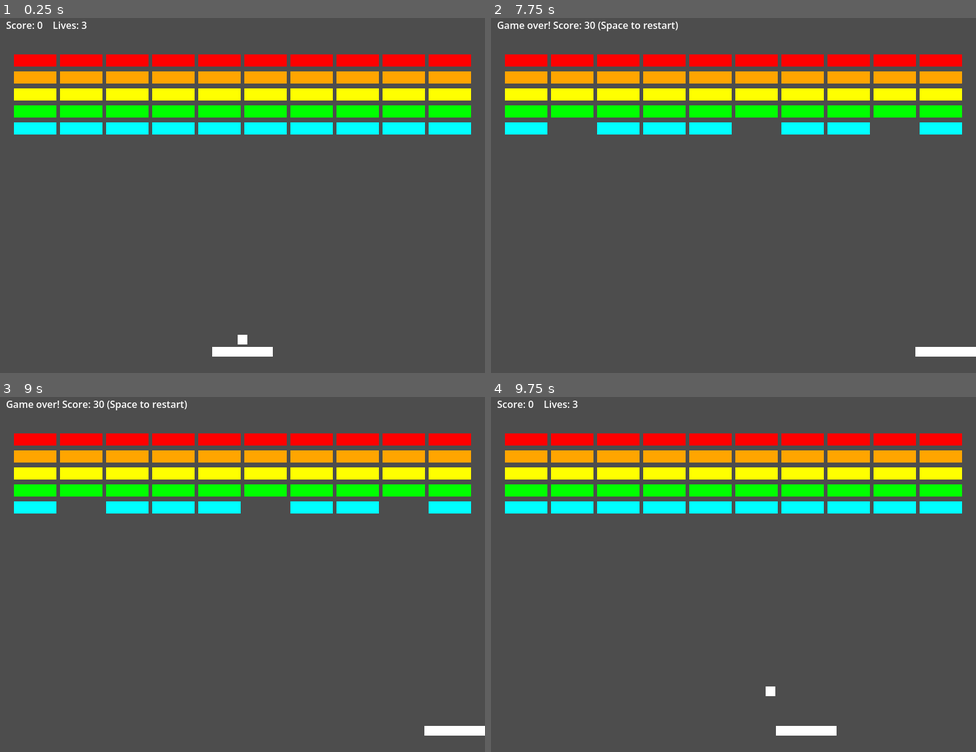
Above: before the commit, frames 1-4 (two rows, left to right).
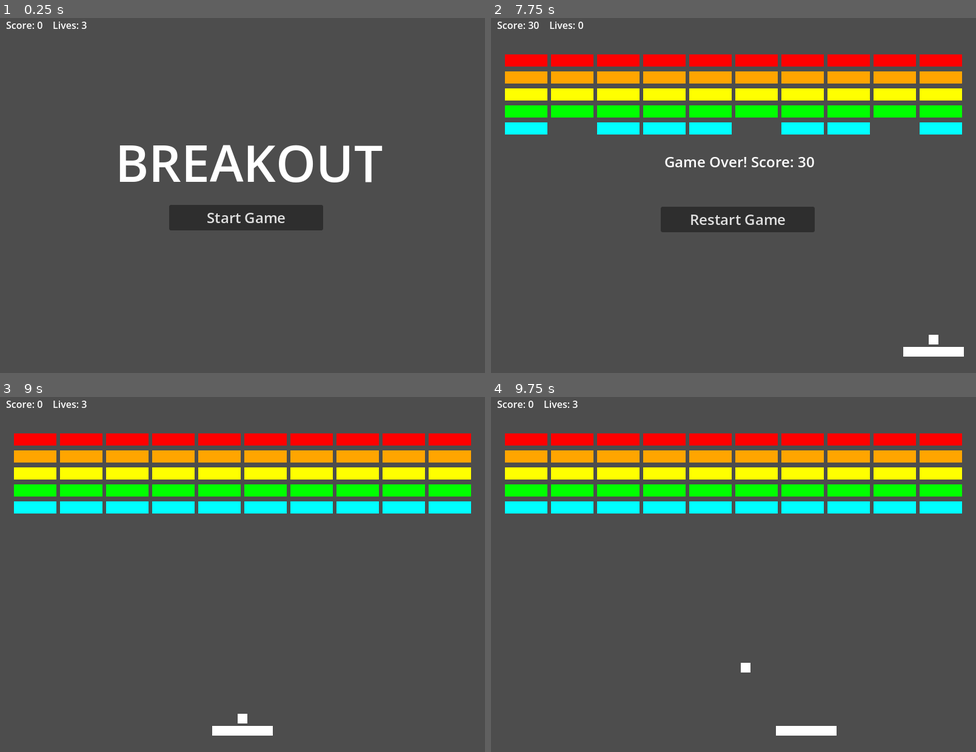
Above: after the commit, the same moments.

Repository: blakingtheice/breakout-game
Game: Godot game, scene res://Main.tscn
Two runs of this game, one before a commit and one after it. Both use one fixed random seed, a clock stepped at 60 frames per second and the inputs below.
Inputs (mouse positions are in pixels of both pictures, inside the frame that each line leads up to):
- Up to frame 1 (0.25 s): no input
- Up to frame 2 (7.75 s): click (738, 216) at 0.5 s, where only the run after the commit has a clickable "Start Game"; tap Enter at 1.25 s; hold D (move_right) 1.28-2.03 s; tap Space (launch) every 0.75 s from 1.35 to 7.35 s; hold A (move_left) 2.03-2.78 s; hold D (move_right) 2.78-4.28 s; hold A (move_left) 4.28-6.53 s; hold D (move_right) from 6.53 s (still down)
- Up to frame 3 (9 s): release D (move_right) at 8 s; click (247, 599) at 8 s, where only the run after the commit has a clickable "Restart Game"; click (247, 595) at 8.75 s, where only the run after the commit has a clickable "Start Game"
- Up to frame 4 (9.75 s): tap Space (launch) at 9.5, 9.6 s; hold D (move_right) from 9.53 s (still down)

The runs differ from the first frame. In frame 1, 20% of the frame differs, in the area x 2-98%, y 10-96%; in frame 2, 3.2%; in frame 3, 2.0%; in frame 4, 0.1%.

Commit message:
breakout v1

Diff:
--- a/breakout/Main.tscn
+++ b/breakout/Main.tscn
@@ -23,6 +23,32 @@
 offset_right = 50.0
 offset_bottom = 33.0
 
+[node name="TitleText" type="Label" parent="UI" unique_id=712617389]
+offset_left = 190.0
+offset_top = 190.0
+offset_right = 631.0
+offset_bottom = 305.0
+theme_override_font_sizes/font_size = 84
+text = "BREAKOUT"
+horizontal_alignment = 1
+vertical_alignment = 1
+
+[node name="StartButton" type="Button" parent="UI" unique_id=226332073]
+offset_left = 279.0
+offset_top = 318.0
+offset_right = 533.0
+offset_bottom = 359.0
+theme_override_font_sizes/font_size = 24
+text = "Start Game"
+
+[node name="RestartButton" type="Button" parent="UI" unique_id=2079289470]
+offset_left = 280.0
+offset_top = 321.0
+offset_right = 534.0
+offset_bottom = 363.0
+theme_override_font_sizes/font_size = 24
+text = "Restart Game"
+
 [node name="BallLostSound" type="AudioStreamPlayer" parent="." unique_id=647239408]
 stream = ExtResource("4_fos0i")
 
--- a/breakout/Scripts/main_script.gd
+++ b/breakout/Scripts/main_script.gd
@@ -8,6 +8,9 @@
 @onready var paddle := $Paddle
 @onready var ball := $Ball
 @onready var label: Label = $UI/UpperLeftUI
+@onready var startbutton: Button = $UI/StartButton
+@onready var title: Label = $UI/TitleText
+@onready var restart: Button = $UI/RestartButton
 
 var score := 0
 var lives := 3
@@ -18,11 +21,10 @@
 # Called when the node enters the scene tree for the first time.
 func _ready() -> void:
 	$"Game Music".play()
-	paddle.add_to_group("paddle")
-	_make_wall(Vector2(-10,300),Vector2(20,600)) #leftwall
-	_make_wall(Vector2(810,300),Vector2(20,600)) #rightwall
-	_make_wall(Vector2(400,-10),Vector2(800,20)) #topwall
-	_spawn_bricks()
+	restart.hide()
+	paddle.hide()
+	ball.hide()
+	startbutton.pressed.connect(_start_button_pressed)
 	ball.lost.connect(_on_ball_lost)
 	_update_ui()
 
@@ -30,9 +32,7 @@
 # Called every frame. 'delta' is the elapsed time since the previous frame.
 func _process(_delta: float) -> void:
 	if game_over:
-		if Input.is_action_just_pressed("launch"):
-			get_tree().reload_current_scene()
-		return
+		_game_over()
 	if not ball.launched:
 		ball.global_position = paddle.global_position + Vector2(0,-20)
 		if Input.is_action_just_pressed("launch"):
@@ -65,7 +65,12 @@
 	if bricks_left == 0:
 		# insert game over winning function with label update showing UI
 		game_over = true
-		label.text = "You win! Sc ore: %d (Space to restart)" % score
+		paddle.process_mode = Node.PROCESS_MODE_DISABLED
+		title.text = "You win! Score: %d" % score
+		title.add_theme_font_size_override("font_size",24)
+		title.show()
+		restart.show()
+		restart.pressed.connect(_restart_button_pressed)
 		return
 	_update_ui()
 
@@ -76,19 +81,28 @@
 	_update_ui()
 	if lives <= 0:
 		game_over = true
-		label.text = "Game over! Score: %d (Space to restart)" % score
 
 func _update_ui() -> void:
 	label.text = "Score: %d    Lives: %d" % [score,lives]
 
+func _start_button_pressed():
+	startbutton.hide()
+	title.hide()
+	ball.show()
+	paddle.show()
+	paddle.add_to_group("paddle")
+	_make_wall(Vector2(-10,300),Vector2(20,600)) #leftwall
+	_make_wall(Vector2(810,300),Vector2(20,600)) #rightwall
+	_make_wall(Vector2(400,-10),Vector2(800,20)) #topwall
+	_spawn_bricks()
 
-'''
-Create start menu
-Button to click on start menu
+func _restart_button_pressed():
+	get_tree().change_scene_to_file("res://Main.tscn")
 
-'''
-
-'''create game over function.
-should show the game over screen with UI, show label until space bar is pressed,
-and then begins game.
-if win, then show winning game screen. If lose, show losing game over screen.'''
+func _game_over():
+	paddle.process_mode = Node.PROCESS_MODE_DISABLED
+	title.text = 'Game Over! Score: %d' % score
+	title.add_theme_font_size_override("font_size",24)
+	title.show()
+	restart.show()
+	restart.pressed.connect(_restart_button_pressed)
Not shown, changed: breakout/export_presets.cfg
Not shown, added: breakout/breakout.pck
